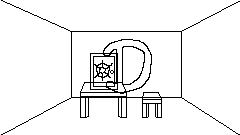
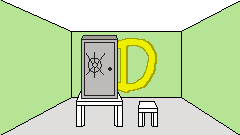
Before/after of a 240px x 135px layered artwork. What changed in the layer stack:
added layer "tresor c" above "tresor o" over [60, 27, 188, 135]
painted on "tresor o" over [60, 2, 240, 135]
painted on "table etc o" over [60, 64, 192, 135]
added layer "D c" above "d outline" over [4, 2, 196, 135]
painted on "d outline" over [64, 25, 196, 128]
added layer "walls c" above "walls o" over [0, 0, 240, 135]
painted on "walls o" over [0, 0, 240, 135]
